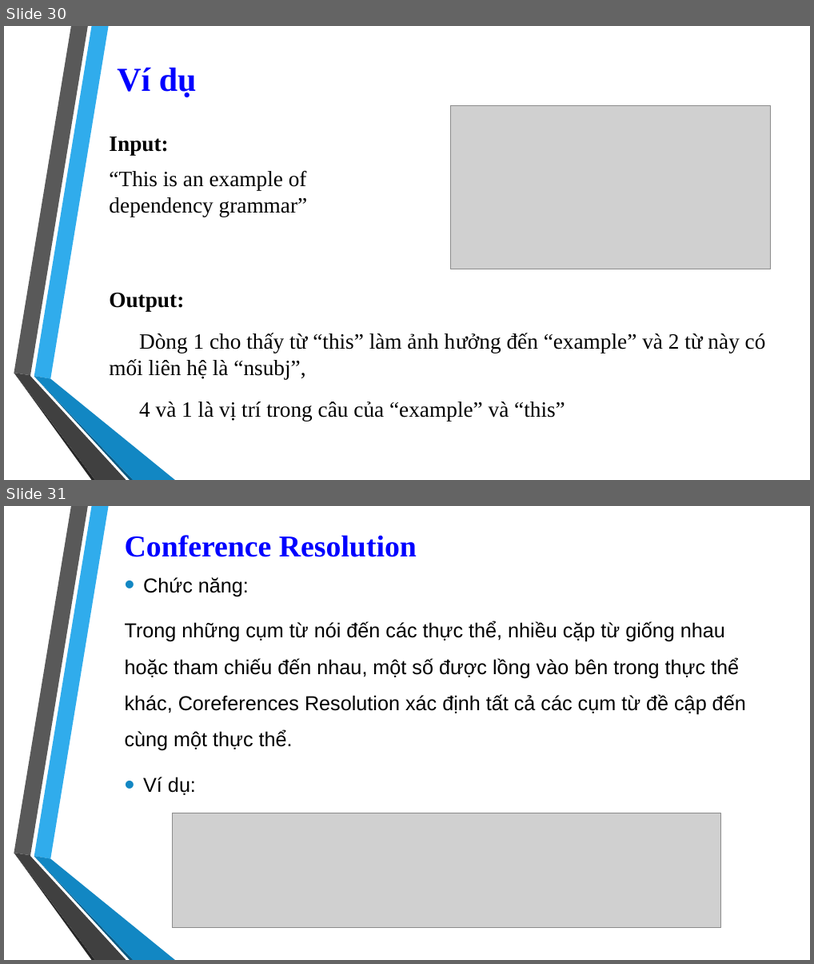
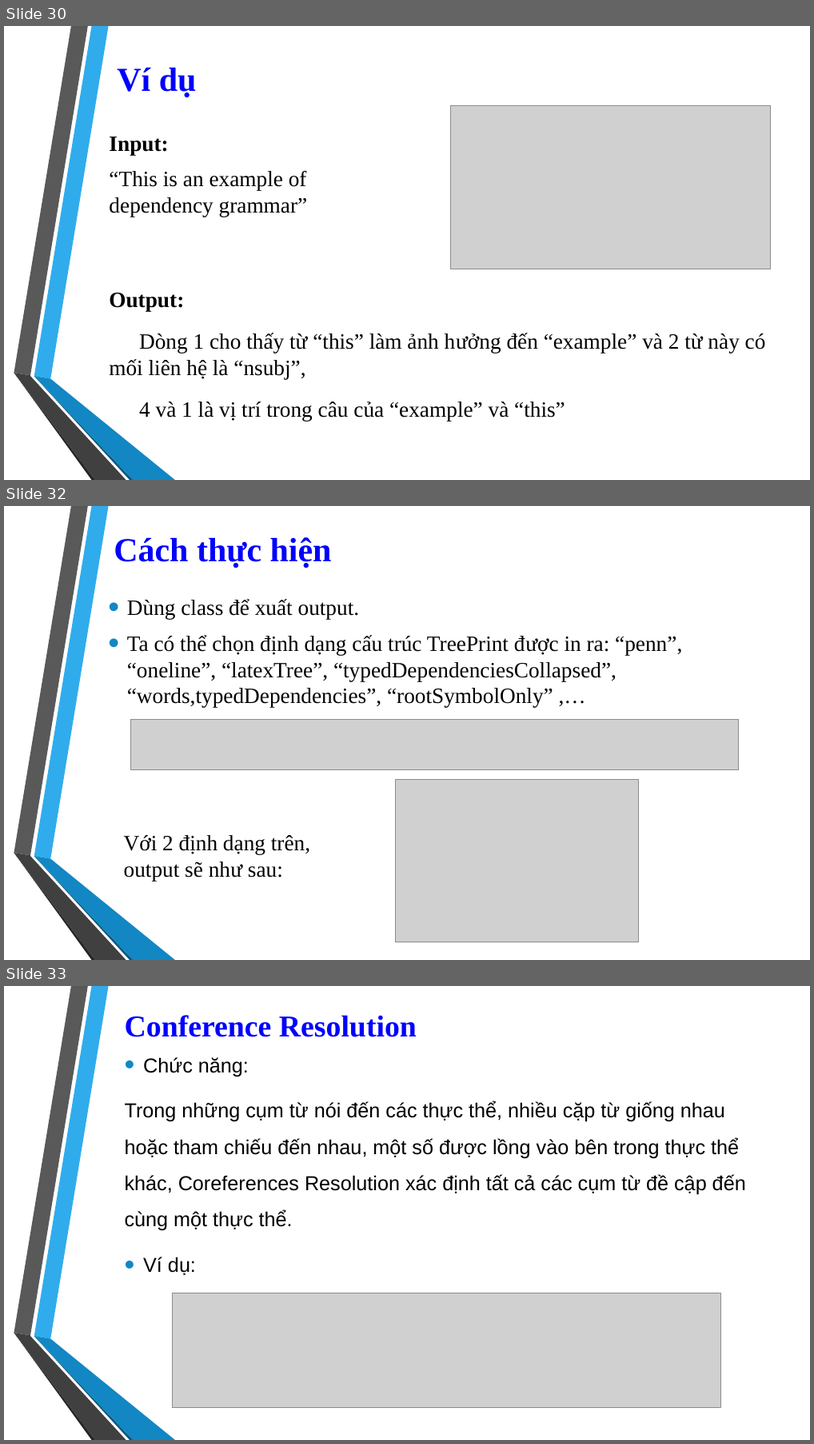
Before and after one commit to 1412520/TextMining, a slide deck: Seminar/Stanford_CoreNLP.pptx. Shown one above the other, each under a label of ours: slides 30 and 31 before the commit, slides 30, 32 and 33 after it; the slides between them are not shown. The pictures are 814x964 and 814x1444 pixels, drawn with LibreOffice and Linux fonts; fonts in the diff are those of the drawing; grey boxes stand for pictures; background and template pictures are left out. Boxes give left, top, right and bottom in pixels: in the first picture for what was removed or moved away, otherwise in the second. Text is boxed around its words. In the diff, an @@ line names an element or a change of style, - is before the commit and + after.

```diff
--- a/Seminar/Stanford_CoreNLP.pptx
+++ b/Seminar/Stanford_CoreNLP.pptx
@@ slide 32 added at (4,506,810,960), background picture (left out); not listed: 6 template elements that a slide beside it also shows @@
@@ title added at (114,537,332,568), 40 pt, text #0000FF, bold @@
+Cách thực hiện
@@ text added at (127,599,682,707), 26 pt, text #000000 @@
+• Dùng class để xuất output.
+• Ta có thể chọn định dạng cấu trúc TreePrint được in ra: “penn”, “oneline”, “latexTree”, “typedDependenciesCollapsed”, “words,typedDependencies”, “rootSymbolOnly” ,…
@@ picture added at (130,720,738,770) @@
@@ picture added at (396,779,639,941) @@
@@ text added at (124,835,310,880), 26 pt, text #000000 @@
+Với 2 định dạng trên, output sẽ như sau:
@@ what was slide 31 is now slide 33 @@
```
Also in this commit, not shown: 2 slides changed, 1 other slide added.
